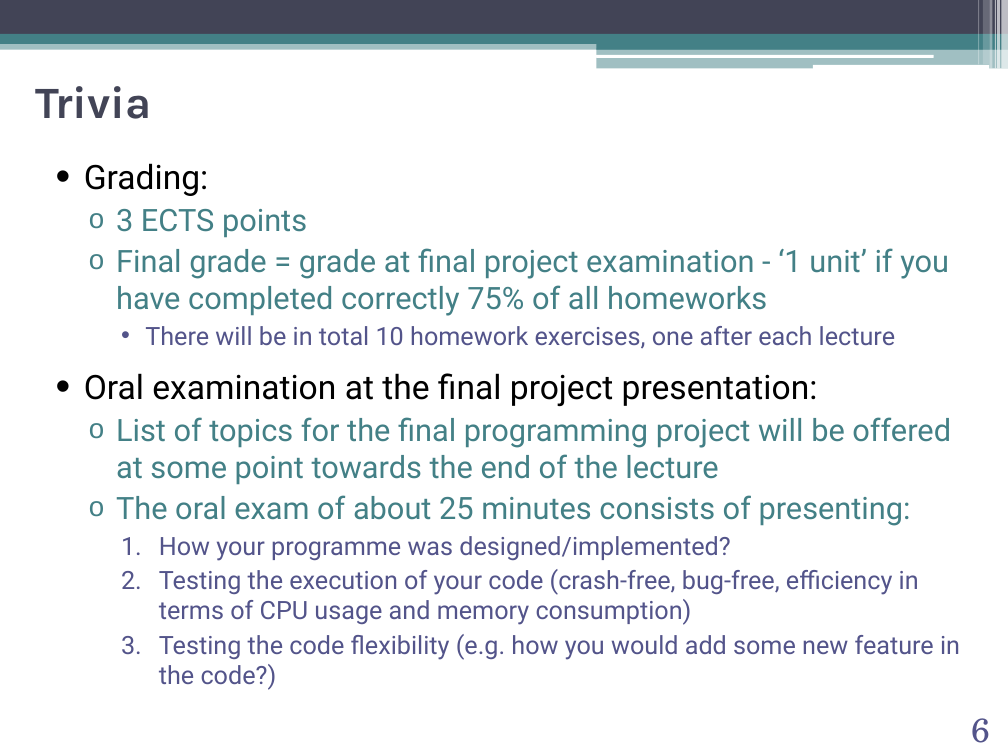
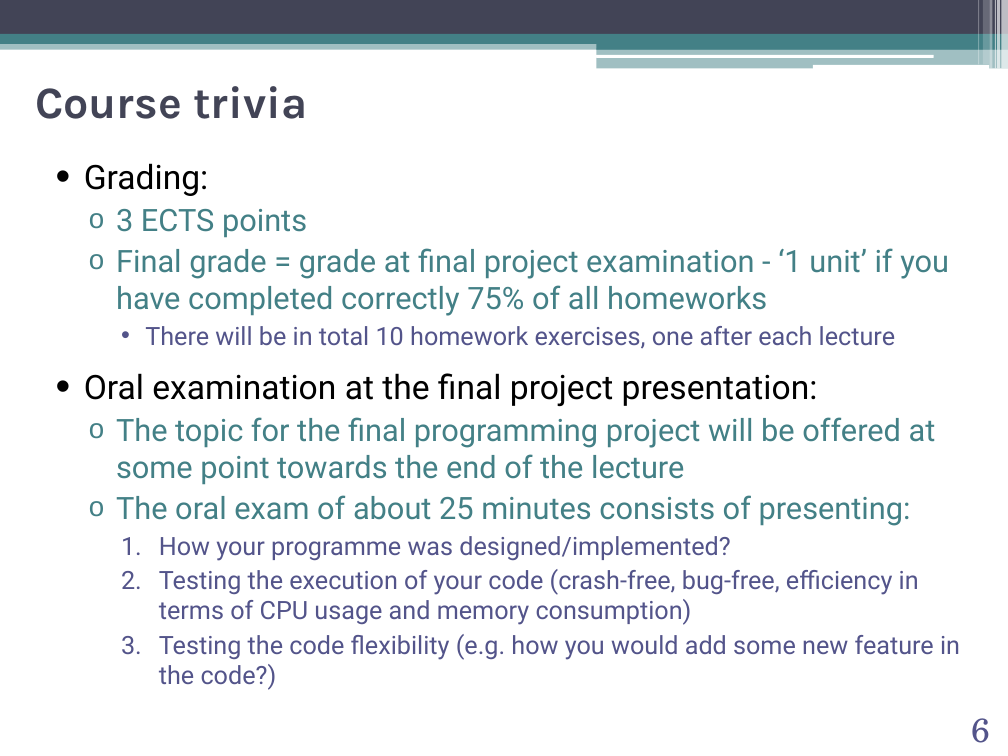
Before and after one commit to abilandz/PH8124, a slide deck: slide 6 of Lecture_1/ABilandzic_PH8124_SS2020_0c.pptx. Drawn at 1008x756 pixels with LibreOffice and Linux fonts; fonts in the diff are those of the drawing; background and template pictures are left out. Boxes give left, top, right and bottom in pixels: in the first picture for what was removed or moved away, otherwise in the second. Text is boxed around its words. In the diff, an @@ line names an element or a change of style, - is before the commit and + after.

```diff
--- a/Lecture_1/ABilandzic_PH8124_SS2020_0c.pptx
+++ b/Lecture_1/ABilandzic_PH8124_SS2020_0c.pptx
@@ title at (35,86,307,119): text changed @@
-Trivia
+Course trivia
@@ text at (116,417,936,485): text changed @@
-  o List of topics for the final programming project will be offered at some point towards the end of the lecture
+  o The topic for the final programming project will be offered at some point towards the end of the lecture
```
Also in this commit, not shown: 16 other slides changed, 3 other files.
